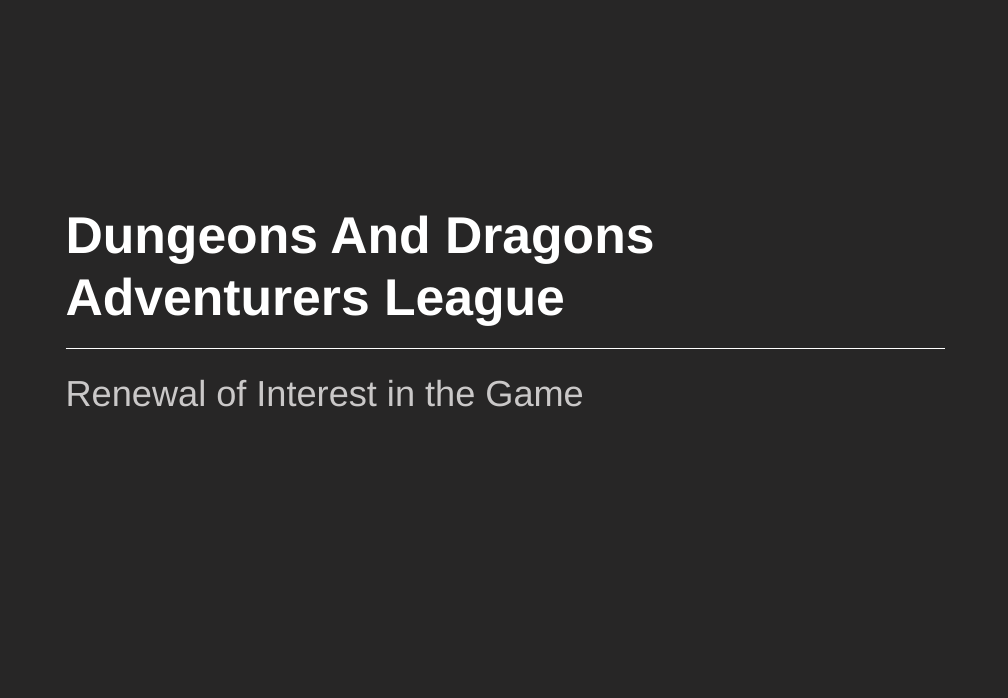
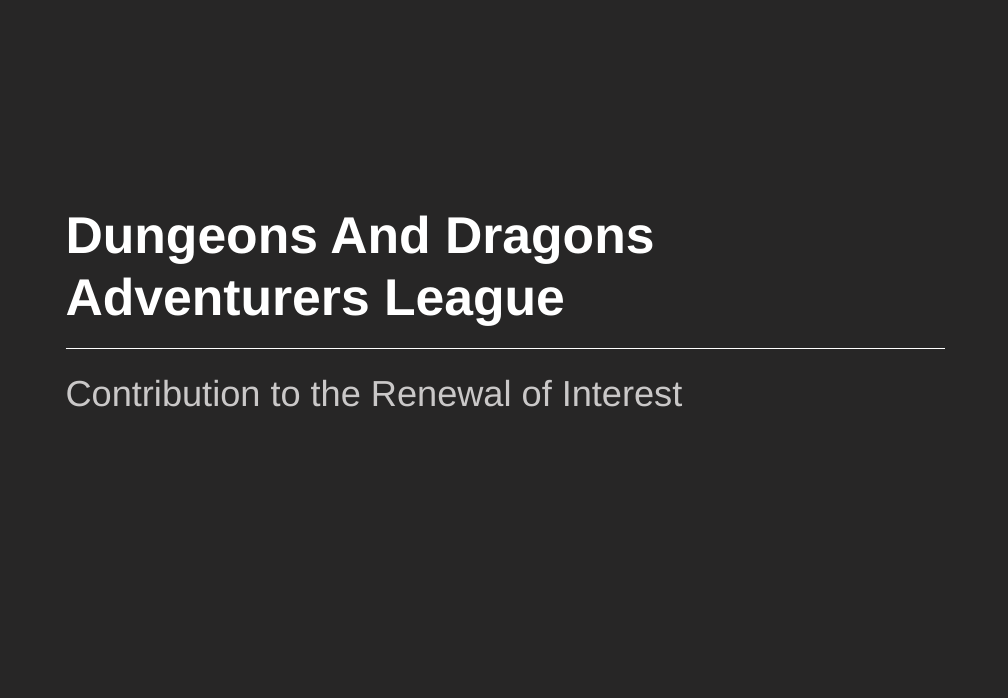
Before and after one commit to manu-sapiens/text2pptx, a slide deck: slide 5 of out/test_output_option_5.pptx.final.pptx (slide 11 before the commit). Drawn at 1008x698 pixels with LibreOffice and Linux fonts; fonts in the diff are those of the drawing. Boxes give left, top, right and bottom in pixels: in the first picture for what was removed or moved away, otherwise in the second. Text is boxed around its words. In the diff, an @@ line names an element or a change of style, - is before the commit and + after.

```diff
--- a/out/test_output_option_5.pptx.final.pptx
+++ b/out/test_output_option_5.pptx.final.pptx
@@ text at (x1=66, y1=380, x2=682, y2=407): text changed @@
-Renewal of Interest in the Game
+Contribution to the Renewal of Interest
```
Also in this commit, not shown: 5 other slides changed, 3 slides added, 10 slides removed, 5 other files.
